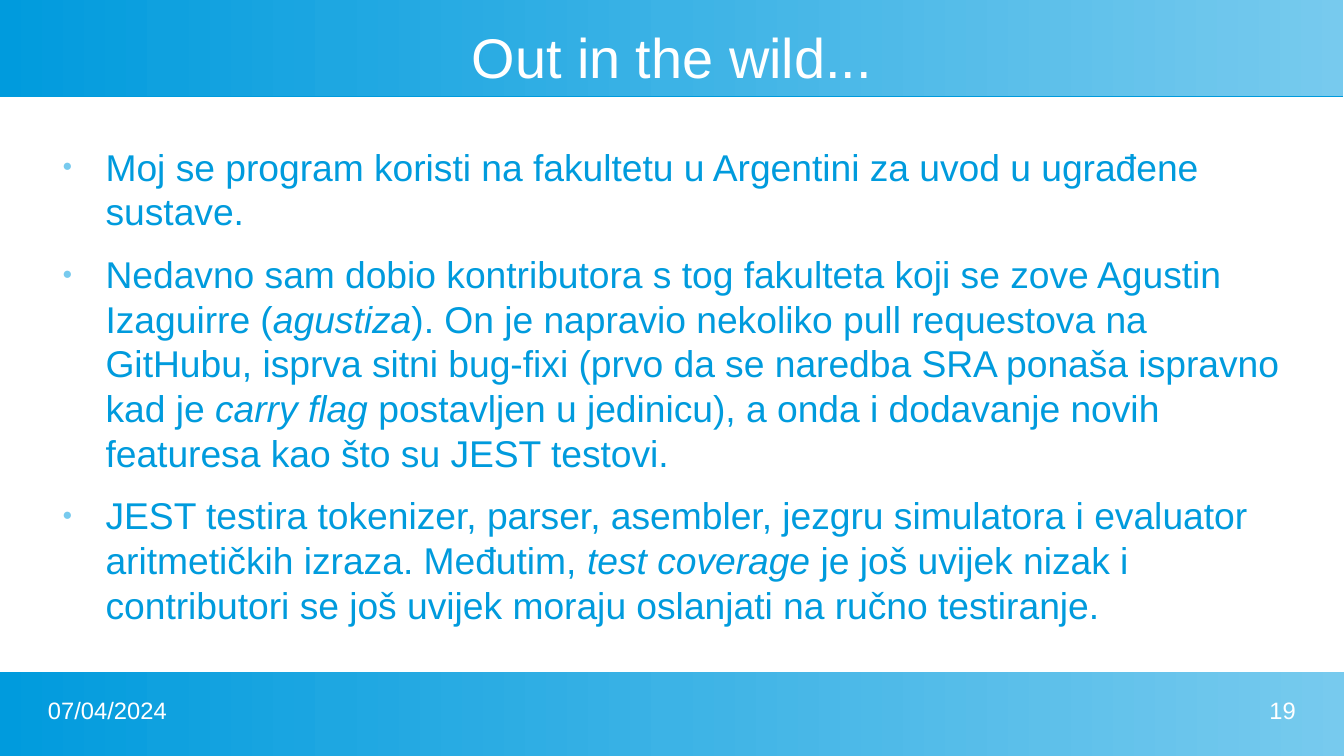
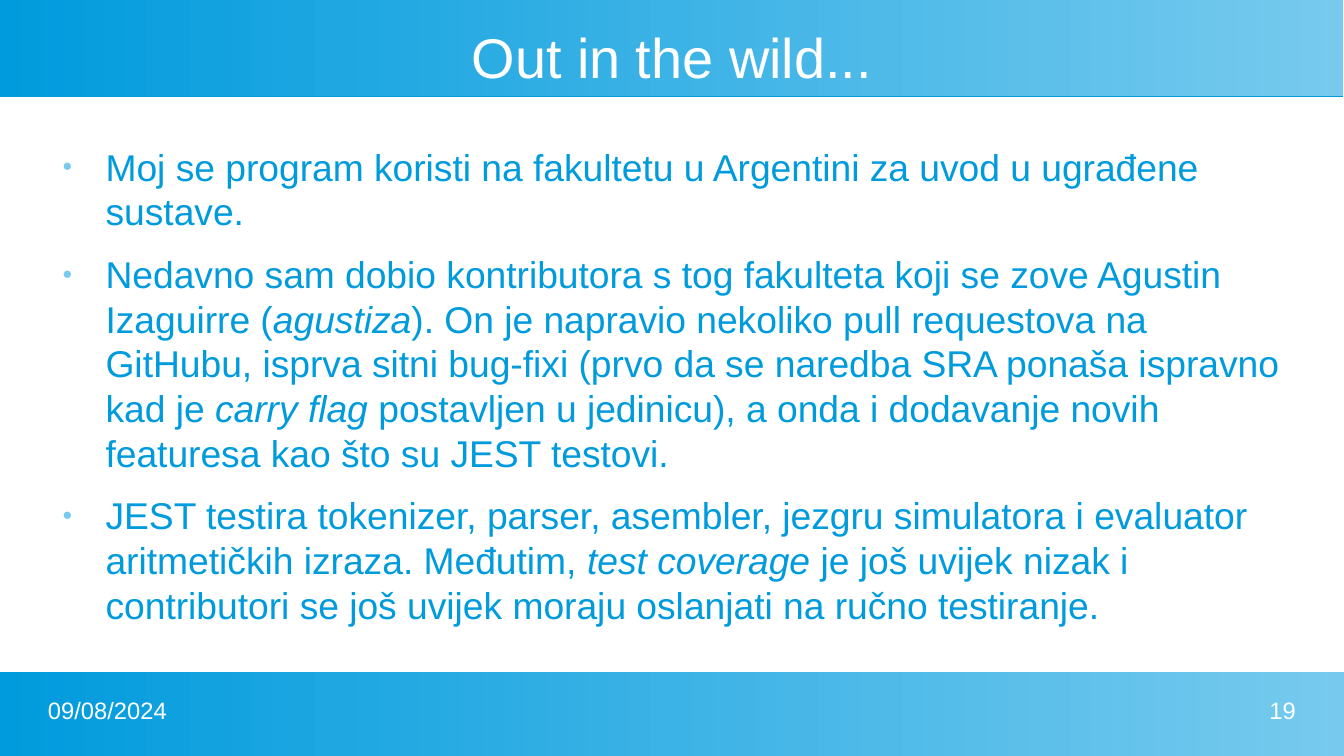
Before and after one commit to FlatAssembler/PicoBlaze_Simulator_in_JS, a slide deck: slide 19 of seminar/PicoBlaze.pptx. Drawn at 1344x756 pixels with LibreOffice and Linux fonts; fonts in the diff are those of the drawing. Boxes give left, top, right and bottom in pixels: in the first picture for what was removed or moved away, otherwise in the second. Text is boxed around its words. In the diff, an @@ line names an element or a change of style, - is before the commit and + after.

```diff
--- a/seminar/PicoBlaze.pptx
+++ b/seminar/PicoBlaze.pptx
@@ text at (x1=48, y1=702, x2=167, y2=720): text changed @@
-07/04/2024
+09/08/2024
```
Also in this commit, not shown: 21 other slides changed, 1 other file.
